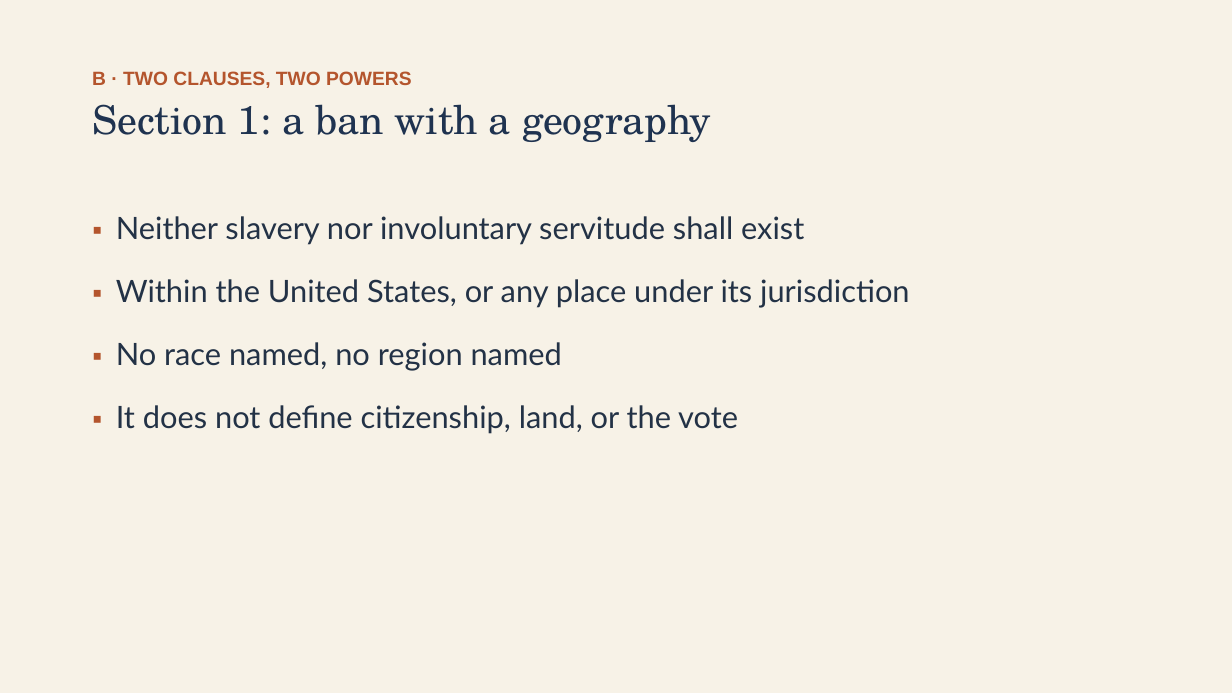
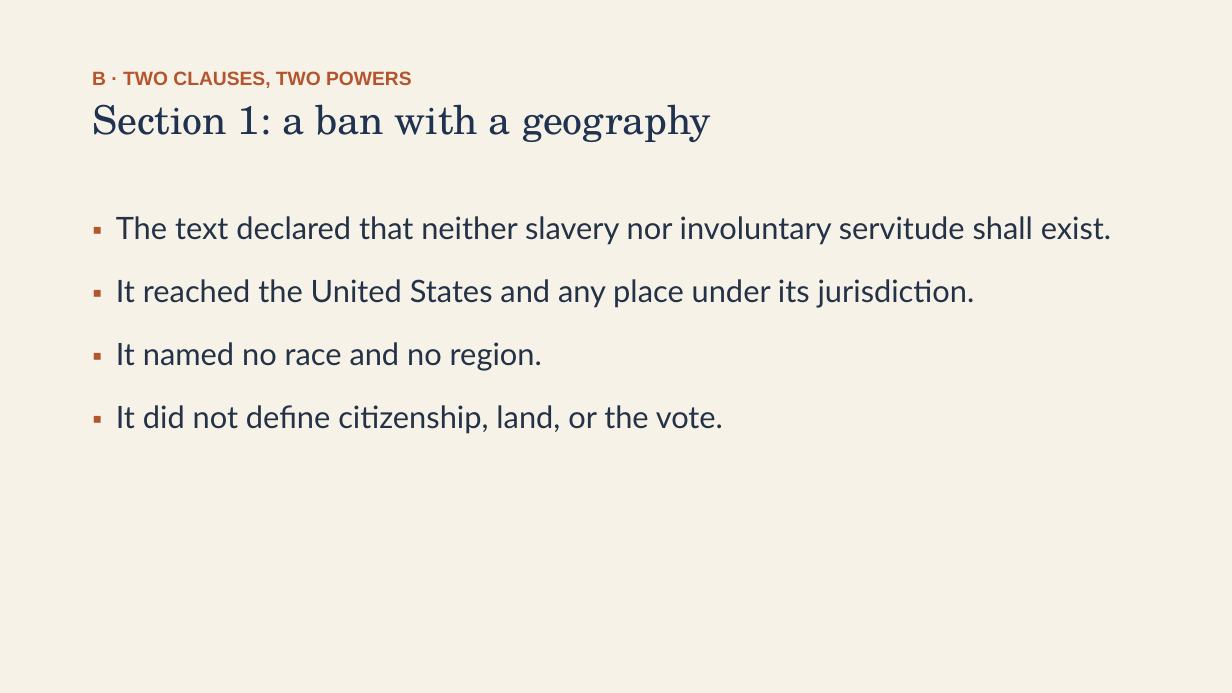
Before and after one commit to ab17gthb/humanities-curriculum-group, a slide deck: slide 9 of reconstruction/lesson-02/lesson-02-slides.pptx. Drawn at 1232x693 pixels with LibreOffice and Linux fonts; fonts in the diff are those of the drawing. Boxes give left, top, right and bottom in pixels: in the first picture for what was removed or moved away, otherwise in the second. Text is boxed around its words. In the diff, an @@ line names an element or a change of style, - is before the commit and + after.

```diff
--- a/reconstruction/lesson-02/lesson-02-slides.pptx
+++ b/reconstruction/lesson-02/lesson-02-slides.pptx
@@ text at [116, 216, 1111, 434]: text changed @@
-▪ Neither slavery nor involuntary servitude shall exist
-▪ Within the United States, or any place under its jurisdiction
-▪ No race named, no region named
-▪ It does not define citizenship, land, or the vote
+▪ The text declared that neither slavery nor involuntary servitude shall exist.
+▪ It reached the United States and any place under its jurisdiction.
+▪ It named no race and no region.
+▪ It did not define citizenship, land, or the vote.
```
Also in this commit, not shown: 9 other slides changed, 6 other files.
